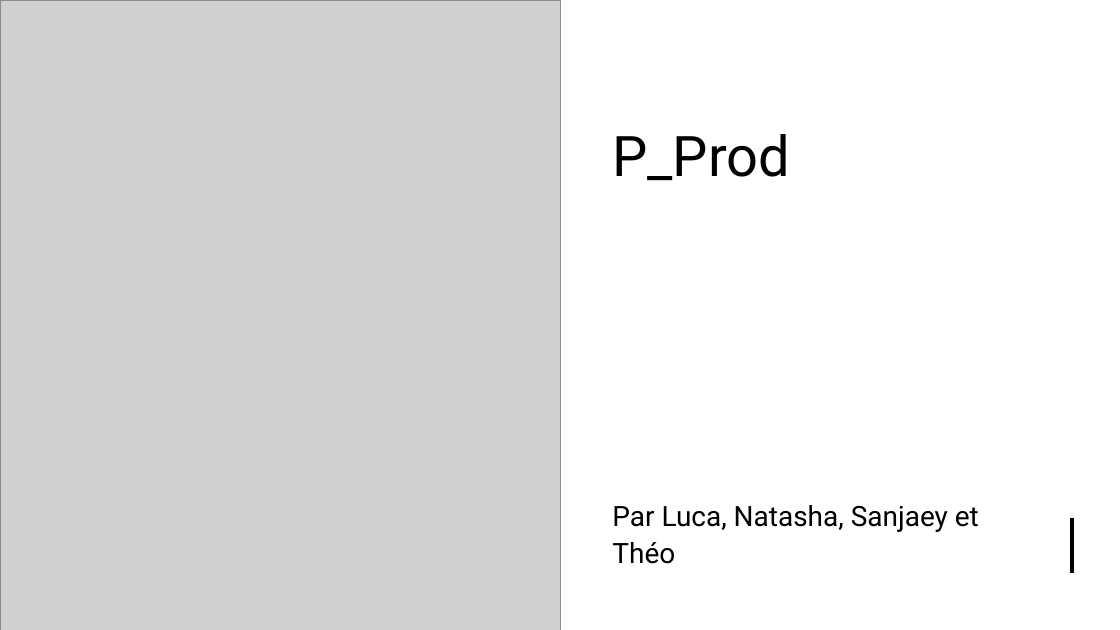
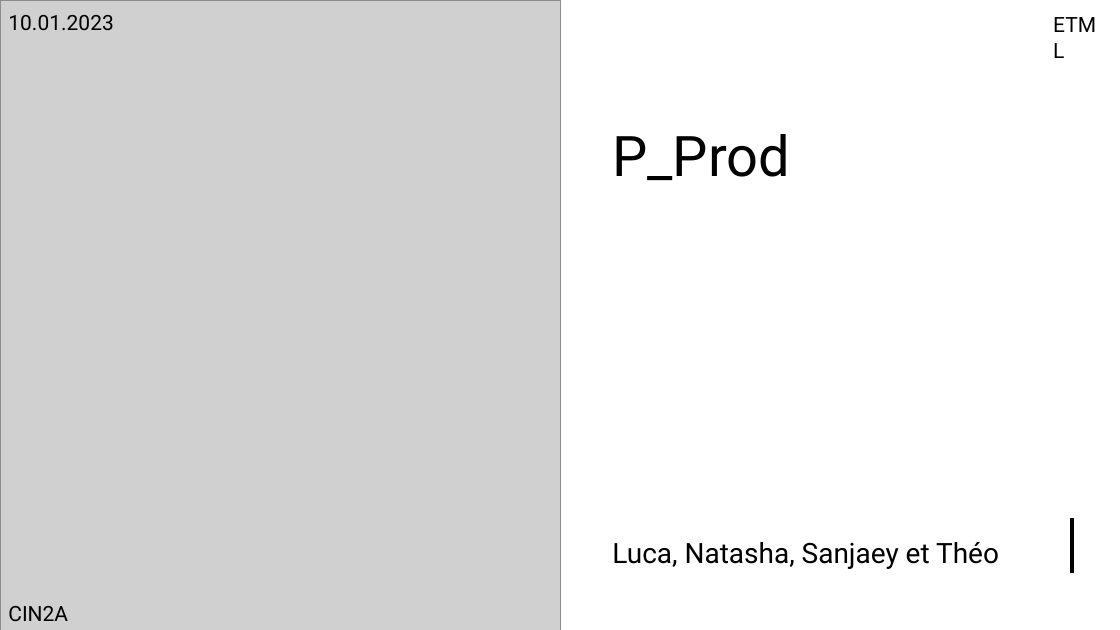
Before and after one commit to luca7274/042-GesProj2, a slide deck: slide 1 of Présentation-P_Prod.pptx. Drawn at 1120x630 pixels with LibreOffice and Linux fonts; fonts in the diff are those of the drawing; grey boxes stand for pictures. Boxes give left, top, right and bottom in pixels: in the first picture for what was removed or moved away, otherwise in the second. Text is boxed around its words. In the diff, an @@ line names an element or a change of style, - is before the commit and + after.

Commit message:
Présentation

```diff
--- a/Présentation-P_Prod.pptx
+++ b/Présentation-P_Prod.pptx
@@ text added at [8,15,113,30], 18 pt, text #000000 @@
+10.01.2023
@@ text added at [1045,8,1111,41], 18 pt, text #000000 @@
+ETML
@@ subtitle at [612,542,999,569]: text changed @@
-Par Luca, Natasha, Sanjaey et Théo
+Luca, Natasha, Sanjaey et Théo
@@ text added at [8,606,68,621], 18 pt, text #000000 @@
+CIN2A
```
Also in this commit, not shown: 1 other slide changed, 11 slides added, 1 slide removed.
